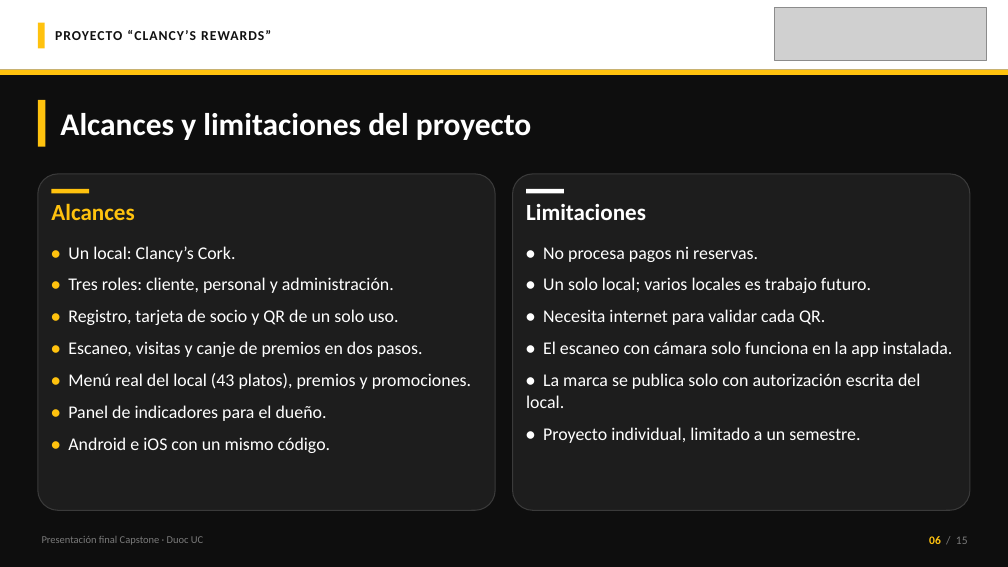
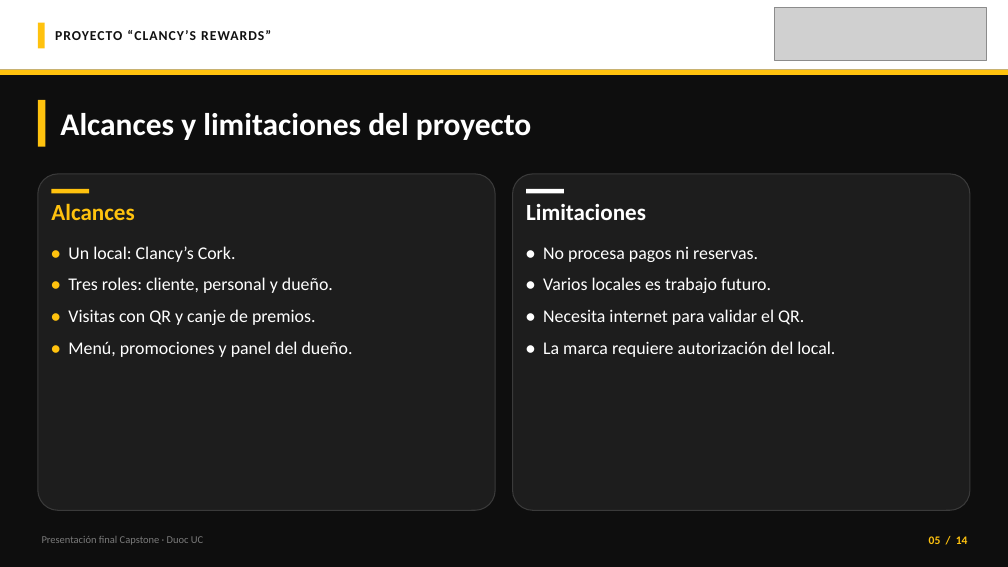
Before and after one commit to 44ndy/clancys-rewards, a slide deck: slide 5 of Fase 3/Evidencias Grupales/Presentación Final del proyecto (Español).pptx (slide 6 before the commit). Drawn at 1008x567 pixels with LibreOffice and Linux fonts; fonts in the diff are those of the drawing; grey boxes stand for pictures. Boxes give left, top, right and bottom in pixels: in the first picture for what was removed or moved away, otherwise in the second. Text is boxed around its words. In the diff, an @@ line names an element or a change of style, - is before the commit and + after.

Commit message:
Simplificar la presentación final y acortar el guion a 7 minutos
- Misma estructura que la plantilla de la docente: 14 láminas, sin la
  lámina extra de caso de uso (el flujo se ve en la demo).
- Menos texto en cada lámina; los detalles se explican hablando.
- Guion nuevo, corto y con lo más importante en negrita; notas del orador
  sincronizadas.

```diff
--- a/Fase 3/Evidencias Grupales/Presentación Final del proyecto (Español).pptx
+++ b/Fase 3/Evidencias Grupales/Presentación Final del proyecto (Español).pptx
@@ text at (68, 277, 353, 357): text changed @@
-• Tres roles: cliente, personal y administración.
-• Registro, tarjeta de socio y QR de un solo uso.
-• Escaneo, visitas y canje de premios en dos pasos.
-• Menú real del local (43 platos), premios y promociones.
-• Panel de indicadores para el dueño.
-• Android e iOS con un mismo código.
+• Tres roles: cliente, personal y dueño.
+• Visitas con QR y canje de premios.
+• Menú, promociones y panel del dueño.
@@ text at (543, 277, 835, 357): text changed @@
-• Un solo local; varios locales es trabajo futuro.
-• Necesita internet para validar cada QR.
-• El escaneo con cámara solo funciona en la app instalada.
-• La marca se publica solo con autorización escrita del local.
-• Proyecto individual, limitado a un semestre.
+• Varios locales es trabajo futuro.
+• Necesita internet para validar el QR.
+• La marca requiere autorización del local.
@@ text at (929, 536, 968, 544): text changed; text colour #7A7A7A to #FFC20E; bold on @@
-06 / 15
+05 / 14
```
Also in this commit, not shown: 11 other slides changed, 1 slide removed, 1 other file.
